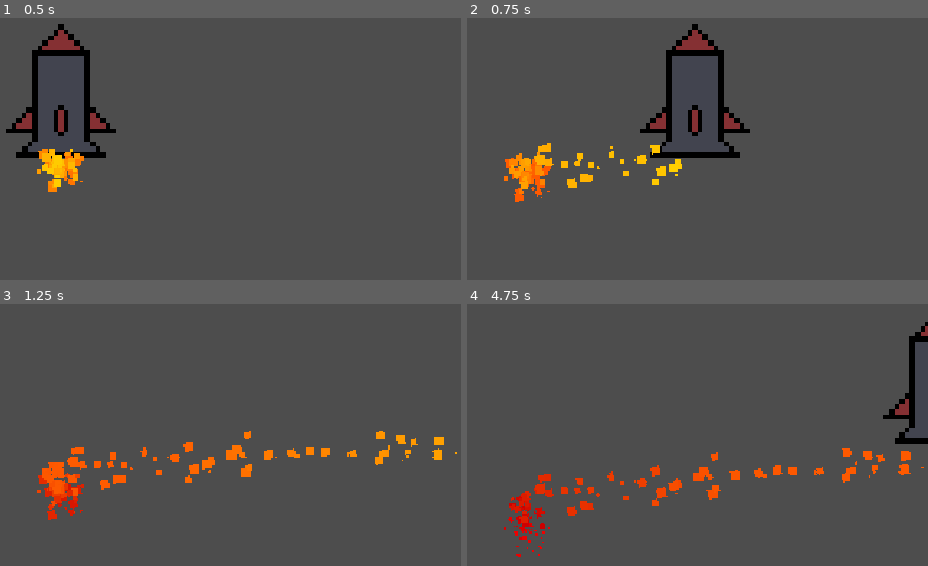
Above: before the commit, frames 1-4 (two rows, left to right).
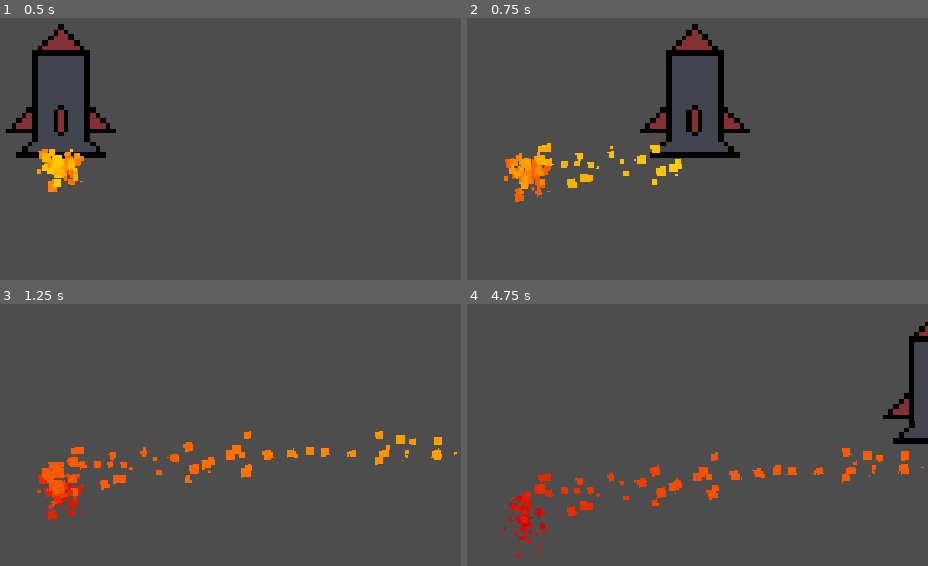
Above: after the commit, the same moments.

Repository: monish20256/Hack-Club-Haven
Game: Godot game, scene res://Game.tscn
The game is run twice, just before and just after one commit, with the same random seed, the same clock (stepped at 60 frames per second) and the same inputs.
Inputs:
- Up to frame 1 (0.5 s): no input
- Up to frame 2 (0.75 s): hold Right (ui_right) from 0.53 s (still down); hold Space (boost) from 0.53 s (still down)
- Up to frame 3 (1.25 s): keep holding Right (ui_right); keep holding Space (boost)
- Up to frame 4 (4.75 s): release Right (ui_right) at 1.28 s; release Space (boost) at 1.28 s; hold S (go back) 1.28-2.03 s; tap Space (boost) at 1.35, 2.85, 4.35 s; tap Enter at 2, 3.5 s; hold Right (ui_right) 2.03-2.78 s; hold Space (boost) 2.03-2.78 s; hold W (go up) 2.78-3.53 s; hold Space (boost) 3.53-4.28 s; hold Left (ui_left) from 3.53 s (still down)

Frame 1 is identical in both runs. In frame 2, 0.2% of the frame differs, in the area x 21-57%, y 4-64%; in frame 3, 0.2%; in frame 4, 0.3%, in the area x 23-99%, y 8-80%.

Commit message:
working no bugs

Diff:
--- a/Player.tscn
+++ b/Player.tscn
@@ -34,6 +34,7 @@
 sprite_frames = SubResource("SpriteFrames_2bl17")
 animation = &"Tilt right"
 autoplay = "Idle"
+frame_progress = 0.6698958
 
 [node name="CollisionShape2D" type="CollisionShape2D" parent="." unique_id=1987095029]
 position = Vector2(0, -21)
--- a/player.gd
+++ b/player.gd
@@ -7,7 +7,7 @@
 	if Input.is_action_pressed("boost"):
 		SPEED = 2
 	else:
-		SPEED = 1
+			SPEED = 1
 	if Input.is_action_pressed("go back"):
 		position.y += 10 * SPEED
 	if Input.is_action_pressed("rotate left"):
@@ -17,14 +17,3 @@
 
 	if Input.is_action_pressed("go up"):
 		position.y -= 10 * SPEED
-
-
-	# Get the input direction and handle the movement/deceleration.
-	# As good practice, you should replace UI actions with custom gameplay actions.
-	var direction := Input.get_axis("ui_left", "ui_right")
-	if direction:
-		velocity.x = direction * SPEED
-	else:
-		velocity.x = move_toward(velocity.x, 0, SPEED)
-
-	move_and_slide()
